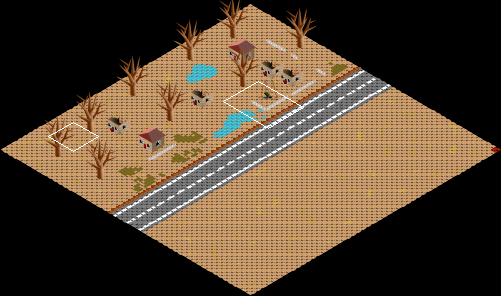
Tiled map: hcg/resources/maps/maps/tutorial_map.tmx. Above: a wide view before the commit, with the close-up outlined.
Close-up. Old version:
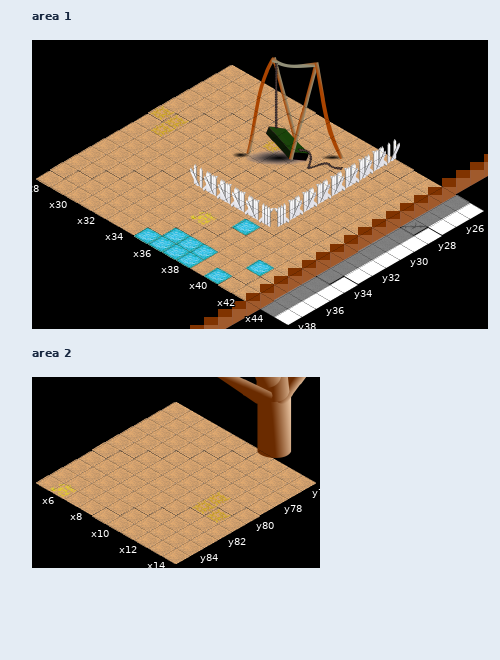
Cells are 55x32 px. Isometric: x runs down to the right, y down to the left. Shown: area 1 x 28..45, y 25..38; area 2 x 5..14, y 76..85. The commit also changed other parts of the map, which this record leaves out.
The same view after the edit:
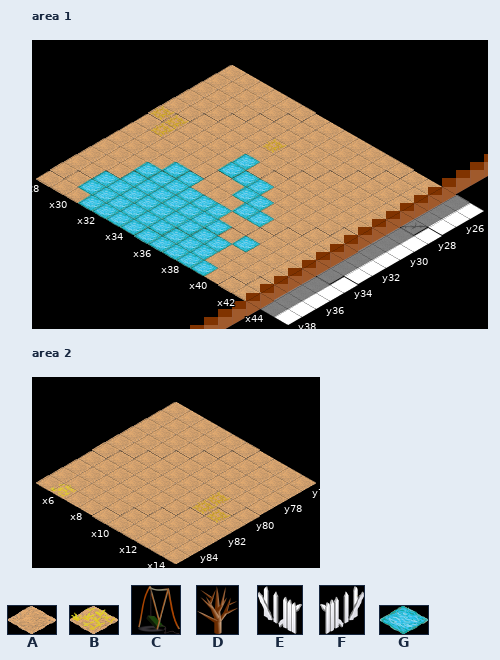
Key: from "dried-grass": A 0, B 1; from "suburbs": C 2 "broken_swing", D 6 "tree_dead_01", E 7 "picket_fence_eastwest", F 8 "picket_fence_northsouth"; from "wateranimated": G 0.
_ is an empty cell.
Difference:
Layer "Base layer", area 1:
Tile A is removed in row 30 at x 34; in row 31 at x 34 to 36; in row 32 at x 36 to 37; in row 33 at x 32 to 33 and 37 to 38; in row 34 at x 31 to 36; in row 35 at x 31 to 35, 37 and 39.
Tile A is removed in rows 36 to 37 at x 30 to 38; in row 38 at x 31 to 39.
Tile B is removed in row 35 at x 36.
Layer "Water layer", area 1:
Tile G replaces tile C in row 30 at x 34.
Tile G replaces tile E in row 33 at x 37 to 38.
Tile G is added in row 31 at x 34 to 36; in row 32 at x 36 to 37; in row 33 at x 32 to 33; in row 34 at x 31 to 36; in row 35 at x 31 to 37 and 39; in row 36 at x 30 to 38.
Tile G is added in row 37 at x 30 to 35; in row 38 at x 31 to 34 and 39.
Tile E is removed in row 33 at x 34 to 36.
Tile F is removed in rows 25 to 32 at x 39.
Tile G is removed in row 34 at x 38; in row 36 at x 41; in row 38 at x 40.
Layer "Water layer", area 2:
Tile D is removed in row 78 at x 8.
